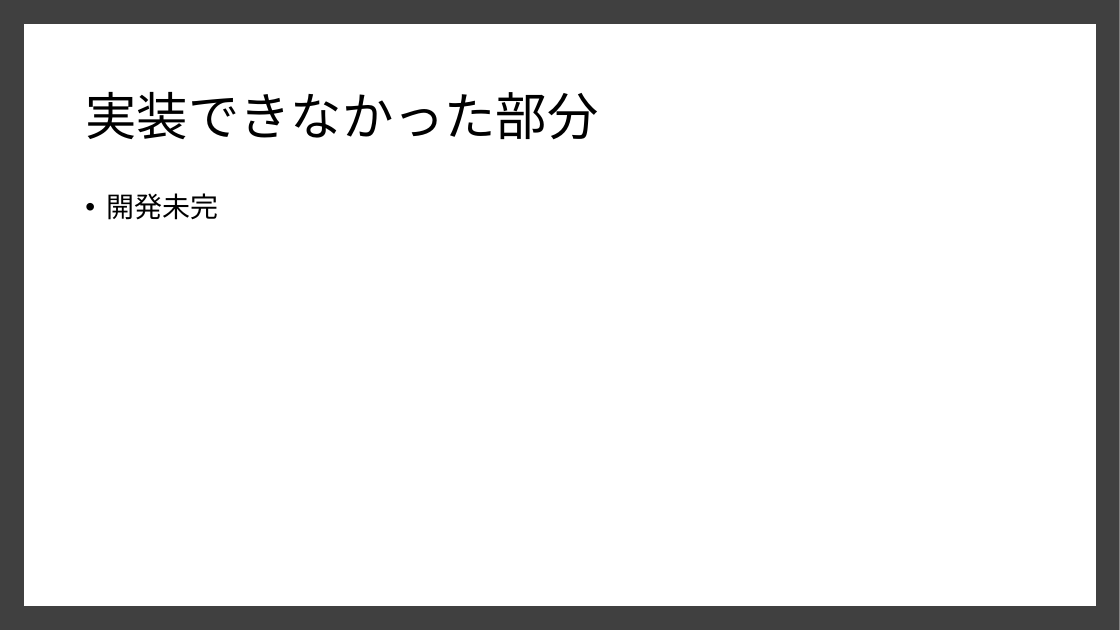
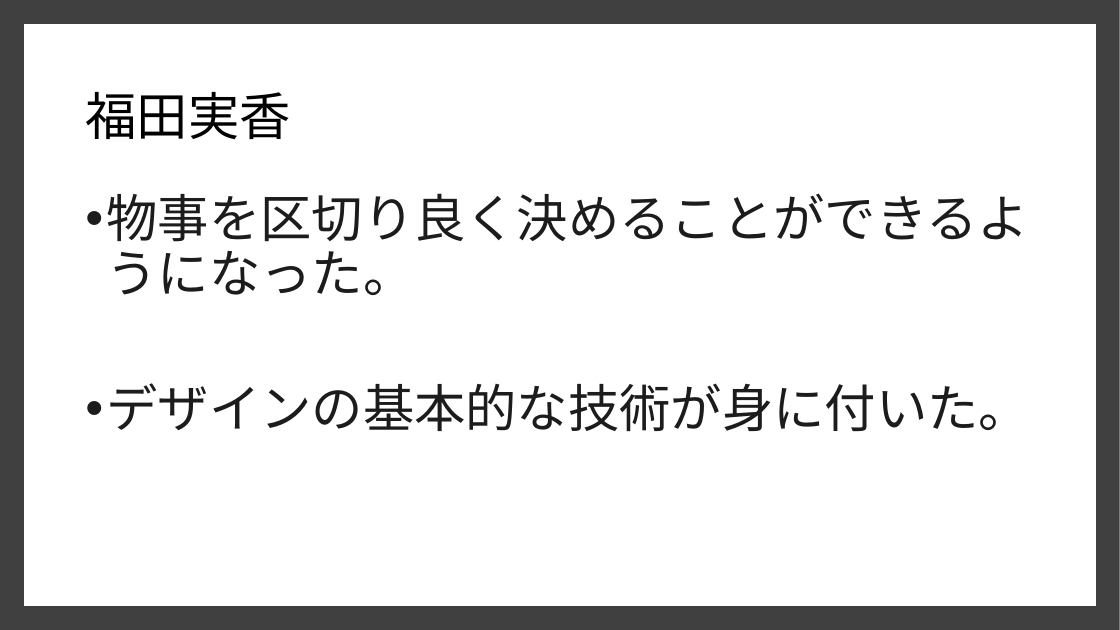
Before and after one commit to dojo2022/E-4, a slide deck: slide 15 of E4_配布資料/研修結果発表パワーポイント.pptx (slide 11 before the commit). Drawn at 1120x630 pixels with LibreOffice and Linux fonts; fonts in the diff are those of the drawing. Boxes give left, top, right and bottom in pixels: in the first picture for what was removed or moved away, otherwise in the second. Text is boxed around its words. In the diff, an @@ line names an element or a change of style, - is before the commit and + after.

```diff
--- a/E4_配布資料/研修結果発表パワーポイント.pptx
+++ b/E4_配布資料/研修結果発表パワーポイント.pptx
@@ title at (x1=85, y1=92, x2=290, y2=139): text changed @@
-実装できなかった部分
+福田実香
@@ text at (x1=106, y1=193, x2=1030, y2=431): text changed; size 24 to 44 pt; text colour #000000 to #1D1C1D @@
-• 開発未完
+• 物事を区切り良く決めることができるようになった。
+• デザインの基本的な技術が身に付いた。
```
Also in this commit, not shown: 1 other slide changed, 6 slides added.
